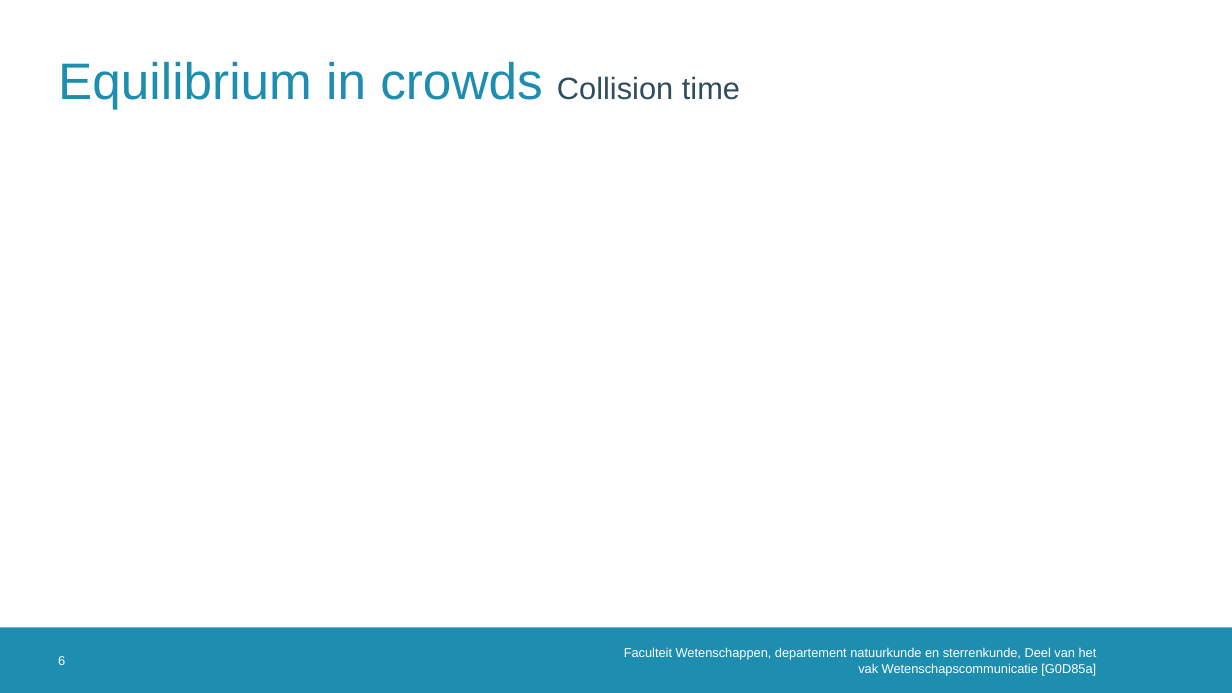
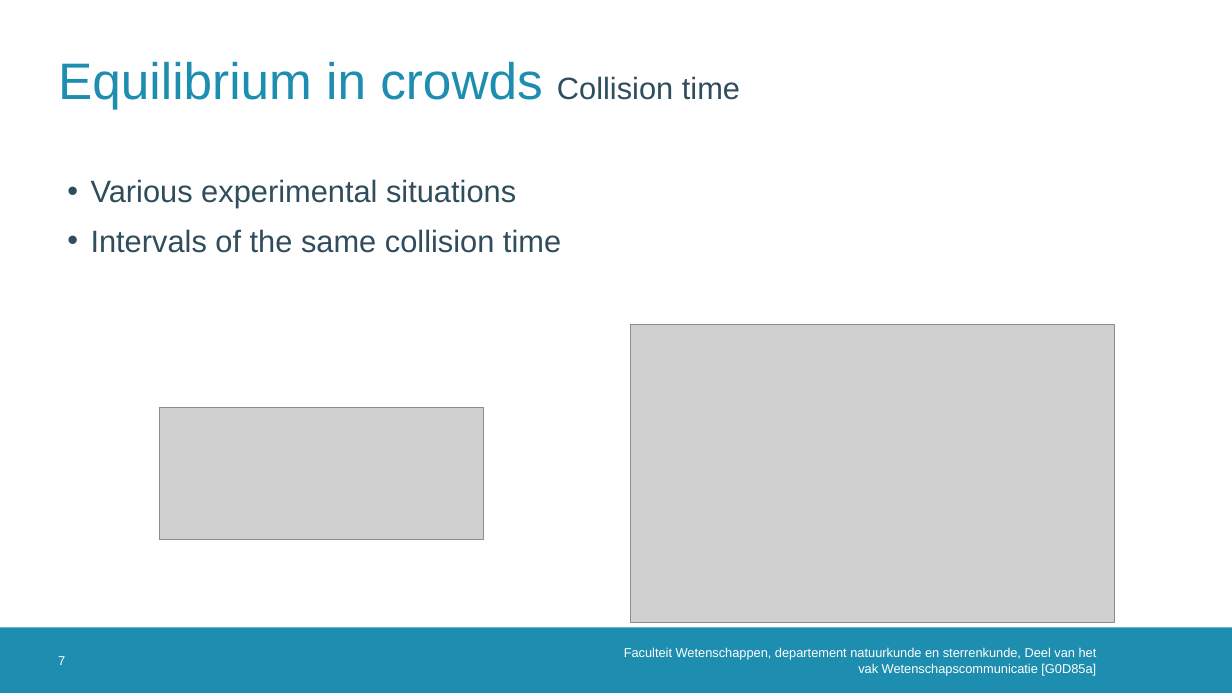
Before and after one commit to MathiMuts/WetCom, a slide deck: slide 7 of Crowds- Li.pptx (slide 6 before the commit). Drawn at 1232x693 pixels with LibreOffice and Linux fonts; fonts in the diff are those of the drawing; grey boxes stand for pictures; background and template pictures are left out. Boxes give left, top, right and bottom in pixels: in the first picture for what was removed or moved away, otherwise in the second. Text is boxed around its words. In the diff, an @@ line names an element or a change of style, - is before the commit and + after.

Commit message:
Powerpoint

```diff
--- a/Crowds- Li.pptx
+++ b/Crowds- Li.pptx
@@ text added at <box>91,179,561,253</box>, 24 pt, text #2F4D5D @@
+• Various experimental situations
+• Intervals of the same collision time
@@ picture added at <box>630,324,1115,623</box> @@
@@ picture added at <box>159,408,483,540</box> @@
@@ page number at <box>58,656,65,665</box>: text changed @@
-6
+7
```
Also in this commit, not shown: 3 other slides changed, 9 slides added.
